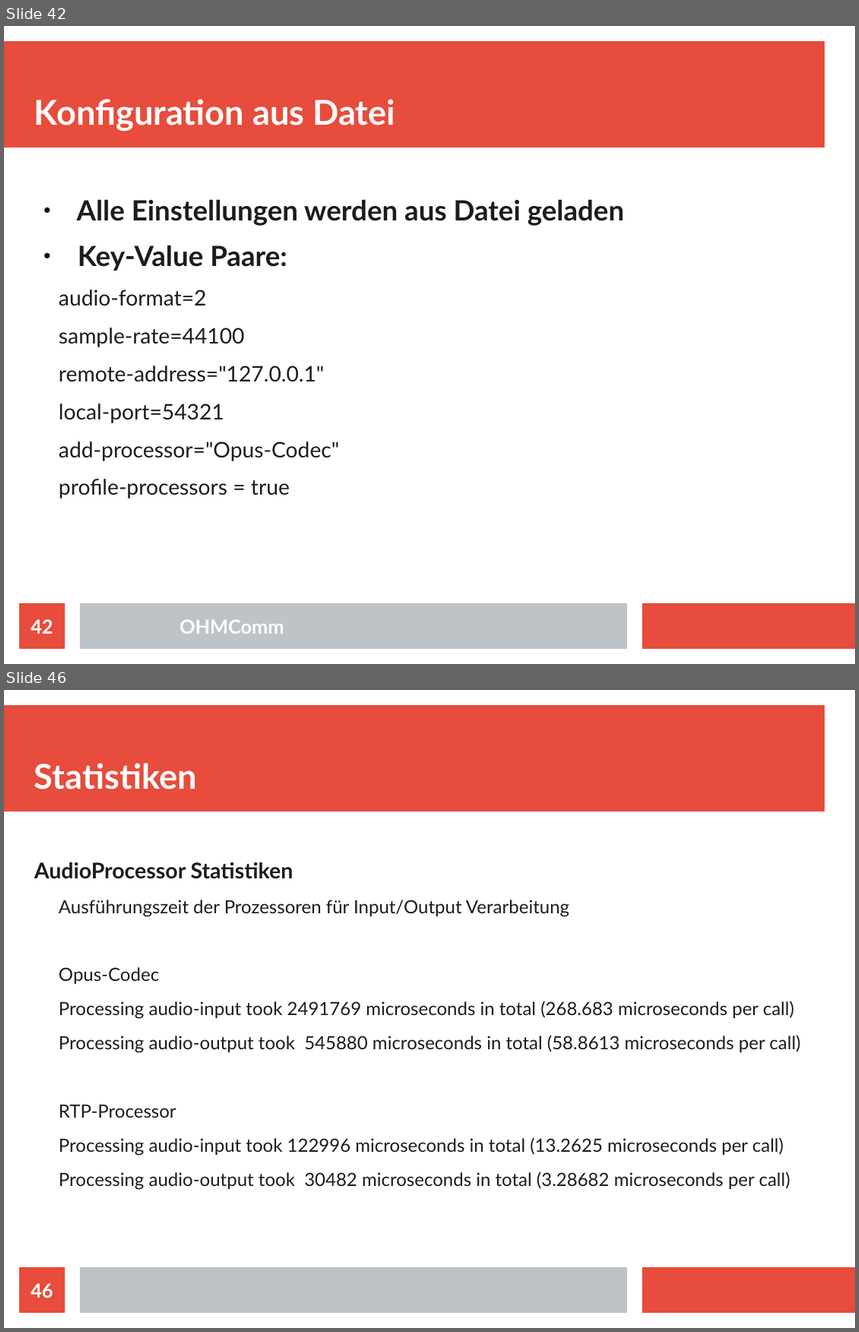
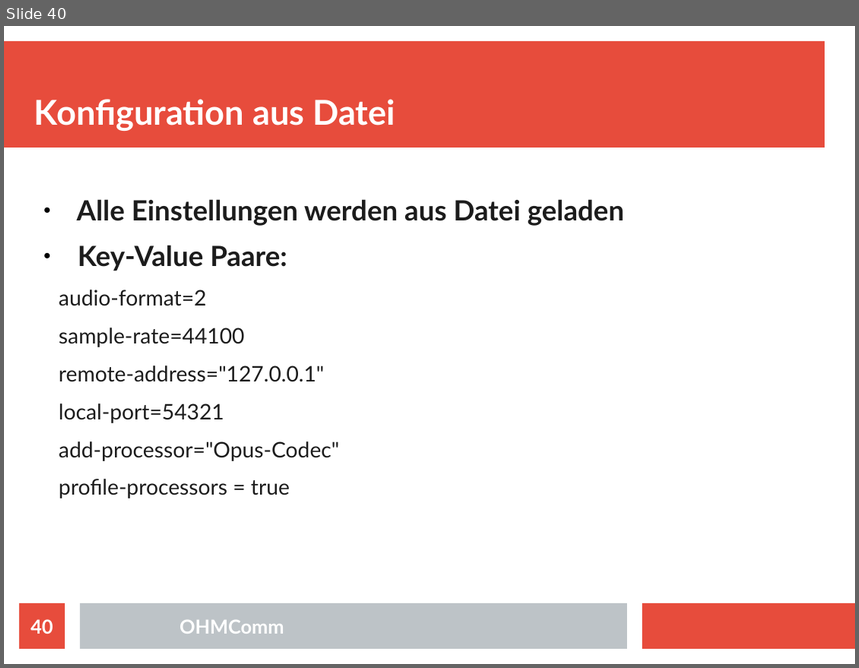
Before and after one commit to doe300/OHMComm, a slide deck: documents/OHMCommPres.odp. Shown one above the other, each under a label of ours: slides 42 and 46 before the commit, slide 40 after it; the slides between them are not shown. The pictures are 859x1332 and 859x668 pixels, drawn with LibreOffice and Linux fonts; fonts in the diff are those of the drawing. Boxes give left, top, right and bottom in pixels: in the first picture for what was removed or moved away, otherwise in the second. Text is boxed around its words. In the diff, an @@ line names an element or a change of style, - is before the commit and + after.

Commit message:
Updated Presentation
rtaudio, opus and statistic slides improved

```diff
--- a/documents/OHMCommPres.odp
+++ b/documents/OHMCommPres.odp
@@ slide 46 removed at <box>4,690,855,1328</box>, background #FFFFFF; not listed: 3 template elements that a slide beside it also shows @@
@@ title removed at <box>34,763,197,790</box> @@
-Statistiken
@@ text removed at <box>34,862,800,1190</box> @@
-AudioProcessor Statistiken
-  Ausführungszeit der Prozessoren für Input/Output Verarbeitung
-  Opus-Codec
-  Processing audio-input took 2491769 microseconds in total (268.683 microseconds per call)
-  Processing audio-output took 545880 microseconds in total (58.8613 microseconds per call)
-  RTP-Processor
-  Processing audio-input took 122996 microseconds in total (13.2625 microseconds per call)
-  Processing audio-output took 30482 microseconds in total (3.28682 microseconds per call)
@@ page number removed at <box>19,1268,65,1313</box> @@
-46
@@ what was slide 42 is now slide 40 @@
@@ page number at <box>31,620,53,634</box>: text changed @@
-42
+40
```
Also in this commit, not shown: 25 slides changed, 2 slides added, 4 other slides removed.
